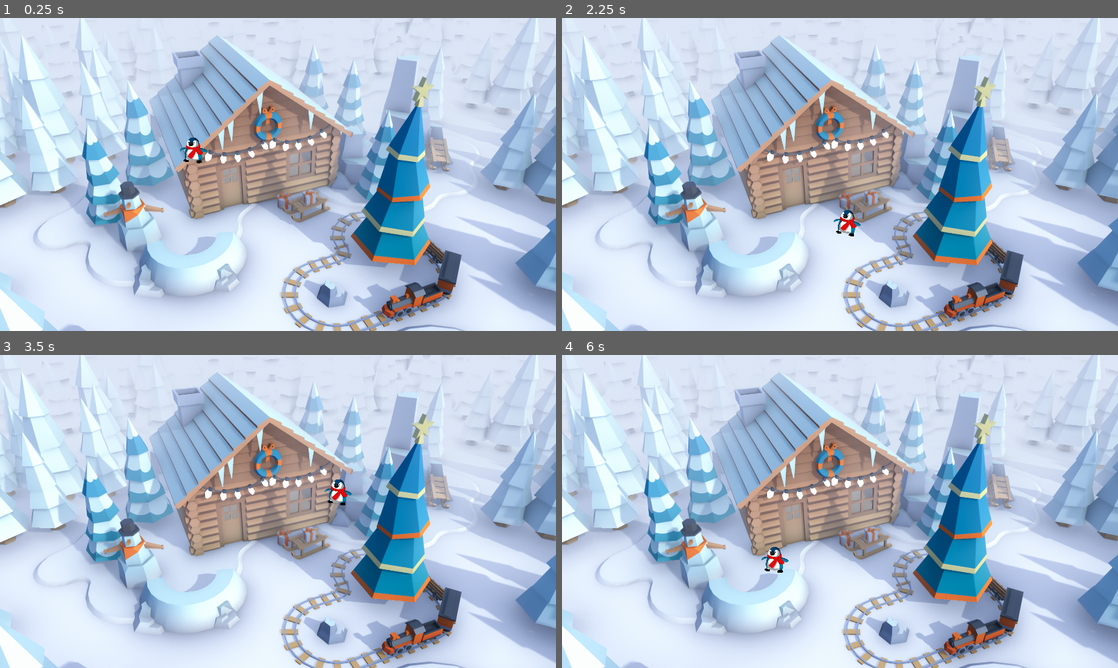
Above: before the commit, frames 1-4 (two rows, left to right).
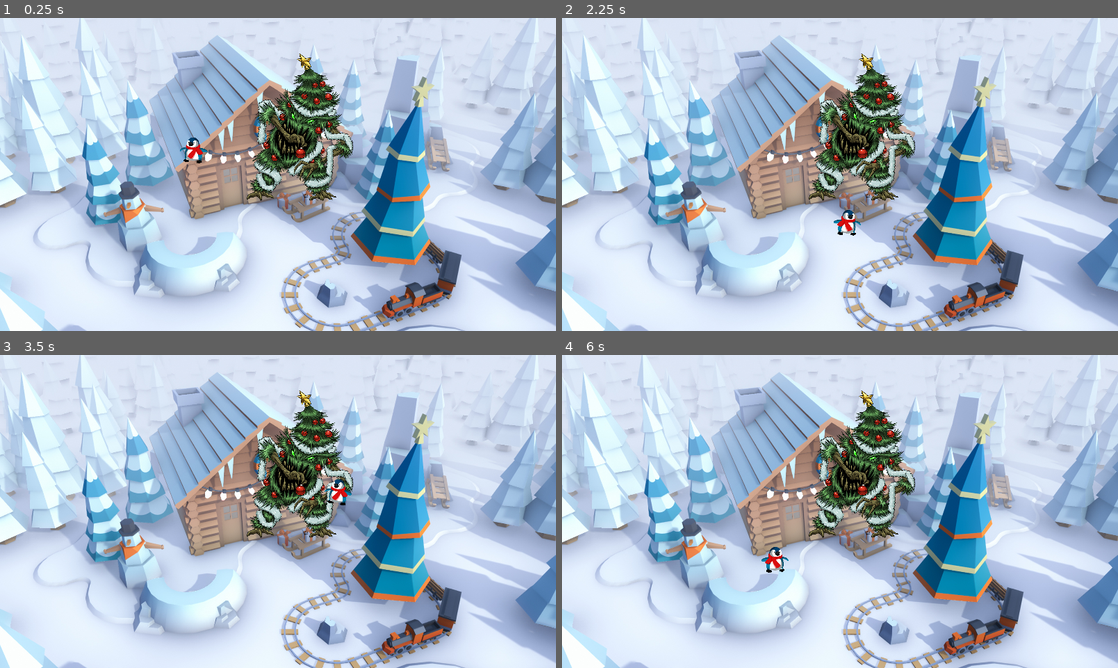
Above: after the commit, the same moments.

Repository: davnotdev/David-Performance-Task-Final
Game: Godot game, scene res://world.tscn
Two runs of this game, one before a commit and one after it. Both use one fixed random seed, a clock stepped at 60 frames per second and the inputs below.
Inputs:
- Up to frame 1 (0.25 s): no input
- Up to frame 2 (2.25 s): tap Enter at 0.5 s; hold Right (move_right) 0.53-1.28 s; hold Down (move_down) 1.28-2.03 s; hold Right (move_right) from 2.03 s (still down)
- Up to frame 3 (3.5 s): release Right (move_right) at 2.78 s; hold Up (move_up) from 2.78 s (still down)
- Up to frame 4 (6 s): release Up (move_up) at 3.53 s; hold Left (move_left) 3.53-5.03 s; hold Down (move_down) 5.03-5.78 s; hold Right (move_right) from 5.78 s (still down)

The runs differ from the first frame. In frame 1, 4.7% of the frame differs, in the area x 44-64%, y 11-59%; in frame 2, 4.9%, in the area x 44-64%, y 11-70%; in frame 3, 4.5%; in frame 4, 4.9%.

Commit message:
Enemy scene complete

Diff:
--- /dev/null
+++ b/enemy.tscn
@@ -0,0 +1,18 @@
+[gd_scene load_steps=3 format=3 uid="uid://jke1b2gbputk"]
+
+[ext_resource type="Texture2D" uid="uid://clwpo83yorvtm" path="res://assets/enemy.png" id="1_tbdmd"]
+
+[sub_resource type="RectangleShape2D" id="RectangleShape2D_23j18"]
+size = Vector2(161, 249)
+
+[node name="Enemy" type="RigidBody2D"]
+gravity_scale = 0.0
+lock_rotation = true
+
+[node name="CollisionShape2D" type="CollisionShape2D" parent="."]
+position = Vector2(-13.5, 23.5)
+shape = SubResource("RectangleShape2D_23j18")
+
+[node name="Sprite2D" type="Sprite2D" parent="."]
+scale = Vector2(0.3, 0.3)
+texture = ExtResource("1_tbdmd")
--- a/player.gd
+++ b/player.gd
@@ -1,6 +1,7 @@
 extends Area2D
 
 
+@onready var sprite_2d = $Sprite2D
 @export var speed = 200;
 var move_ticks = 0;
 
@@ -20,6 +21,9 @@
 
 	position += velocity.normalized() * speed * delta
 
+	# Look in the correct dirtion
+	sprite_2d.flip_h = velocity.x > 0
+
 	# Wobble!
 	if velocity.length() > 0:
 		move_ticks += 1;
--- a/world.tscn
+++ b/world.tscn
@@ -1,7 +1,8 @@
-[gd_scene load_steps=3 format=3 uid="uid://duemjd0qhekrw"]
+[gd_scene load_steps=4 format=3 uid="uid://duemjd0qhekrw"]
 
 [ext_resource type="Texture2D" uid="uid://bwmny50vdxvr1" path="res://assets/wallpaperCabin.jpg" id="1_85gfb"]
 [ext_resource type="PackedScene" uid="uid://bfpfp1mxmm5a7" path="res://player.tscn" id="2_fcln3"]
+[ext_resource type="PackedScene" uid="uid://jke1b2gbputk" path="res://enemy.tscn" id="3_woufy"]
 
 [node name="World" type="Node2D"]
 
@@ -10,5 +11,8 @@
 texture = ExtResource("1_85gfb")
 centered = false
 
+[node name="Enemy" parent="." instance=ExtResource("3_woufy")]
+position = Vector2(624, 226)
+
 [node name="Player" parent="." instance=ExtResource("2_fcln3")]
 position = Vector2(401, 274)
